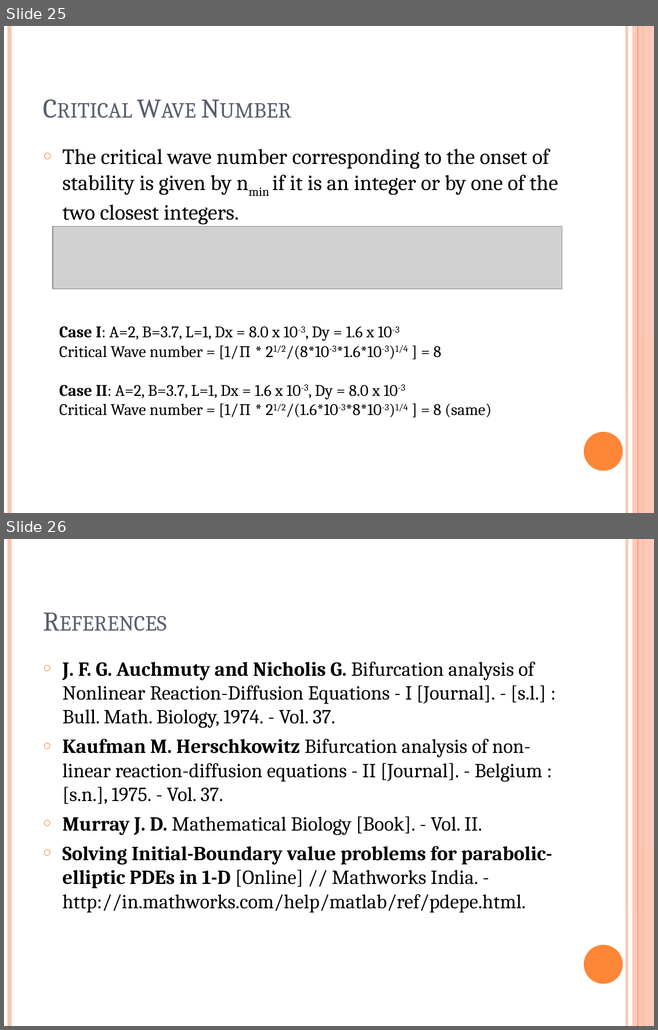
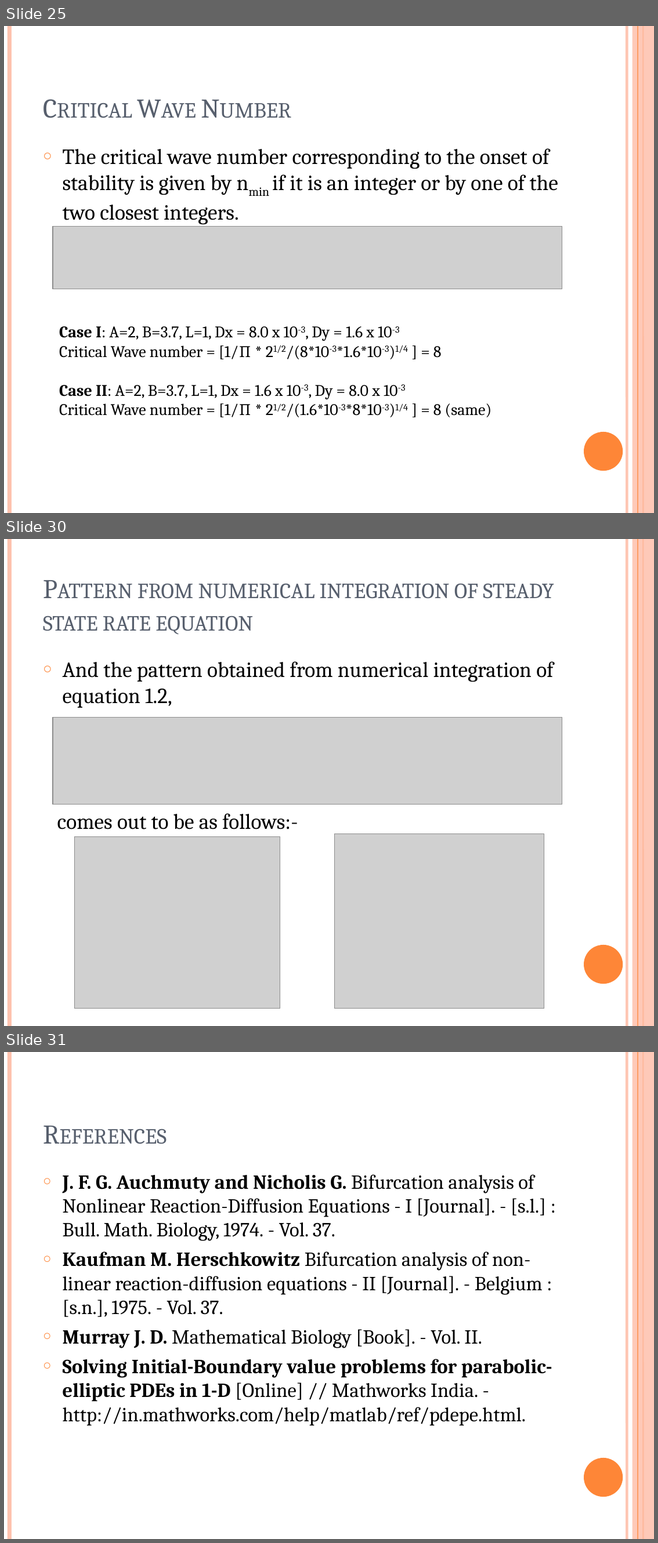
Before and after one commit to akashdeepsinghal/the-bifurcation-project, a slide deck: group11.pptx. Shown one above the other, each under a label of ours: slides 25 and 26 before the commit, slides 25, 30 and 31 after it; the slides between them are not shown. The pictures are 658x1030 and 658x1543 pixels, drawn with LibreOffice and Linux fonts; fonts in the diff are those of the drawing; grey boxes stand for pictures. Boxes give left, top, right and bottom in pixels: in the first picture for what was removed or moved away, otherwise in the second. Text is boxed around its words. In the diff, an @@ line names an element or a change of style, - is before the commit and + after.

```diff
--- a/group11.pptx
+++ b/group11.pptx
@@ slide 30 added at (x1=4, y1=539, x2=654, y2=1026), background #FFFFFF; not listed: 6 template elements that a slide beside it also shows @@
@@ title added at (x1=43, y1=584, x2=553, y2=634), 30 pt, text #575F6D, small capitals @@
+Pattern from numerical integration of steady state rate equation
@@ text added at (x1=57, y1=661, x2=553, y2=830), 24 pt, text #000000 @@
+○ And the pattern obtained from numerical integration of equation 1.2,
+comes out to be as follows:-
@@ picture added at (x1=53, y1=718, x2=561, y2=805) @@
@@ picture added at (x1=334, y1=834, x2=544, y2=1009) @@
@@ picture added at (x1=74, y1=837, x2=280, y2=1009) @@
@@ what was slide 26 is now slide 31 @@
```
Also in this commit, not shown: 4 other slides added, 2 other files.
